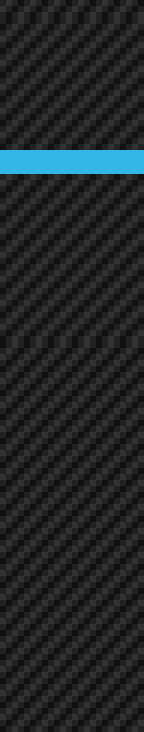
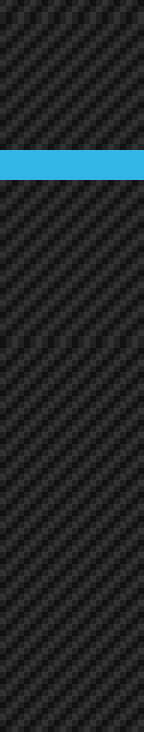
Revision of a layered 144 x 732 image; what changed, layer by layer:
painted on "blue" over [0, 174, 144, 180]
